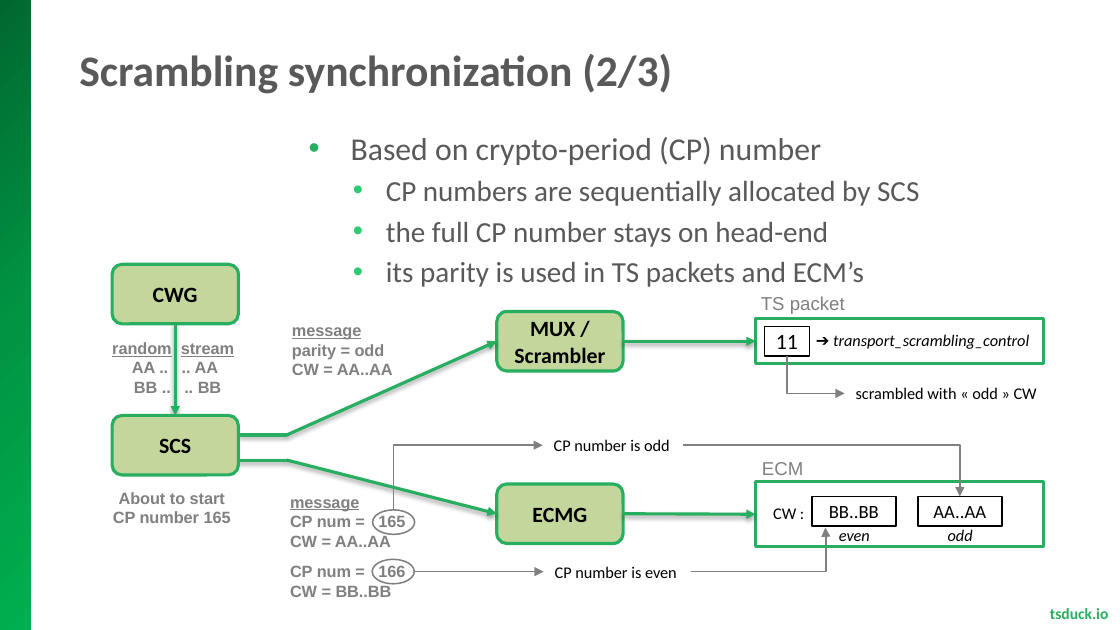
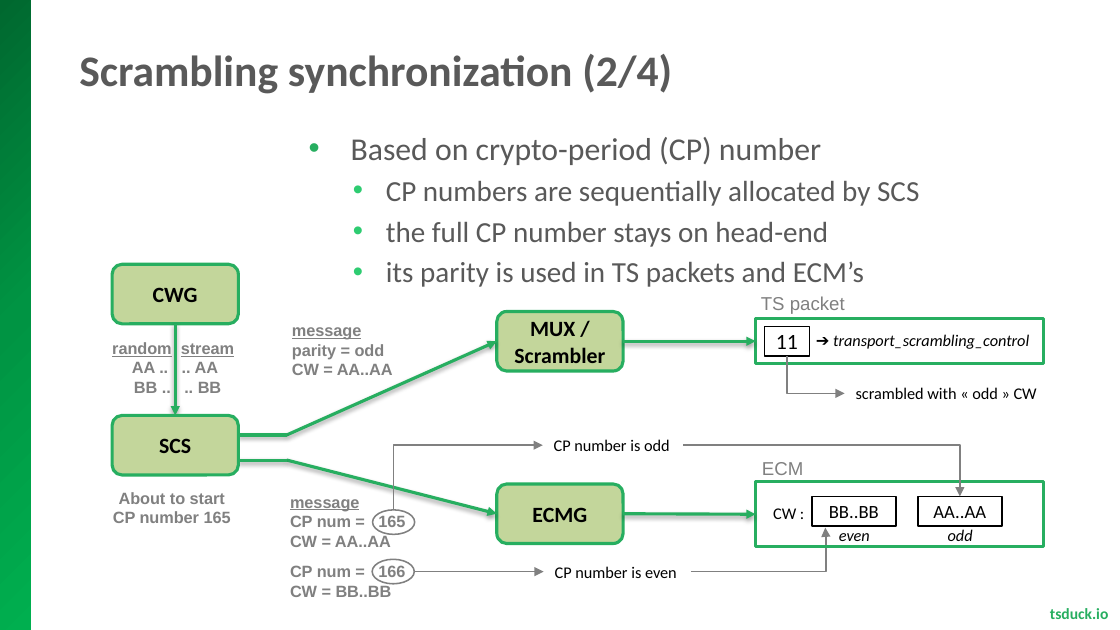
Before and after one commit to tsduck/tsduck, a slide deck: slide 29 of doc/mpegts-introduction.pptx. Drawn at 1120x630 pixels with LibreOffice and Linux fonts; fonts in the diff are those of the drawing; background and template pictures are left out. Boxes give left, top, right and bottom in pixels: in the first picture for what was removed or moved away, otherwise in the second. Text is boxed around its words. In the diff, an @@ line names an element or a change of style, - is before the commit and + after.

```diff
--- a/doc/mpegts-introduction.pptx
+++ b/doc/mpegts-introduction.pptx
@@ title at bbox=[79, 54, 672, 94]: text changed @@
-Scrambling synchronization (2/3)
+Scrambling synchronization (2/4)
```
Also in this commit, not shown: 2 other slides changed, 1 slide added, 2 other files.
